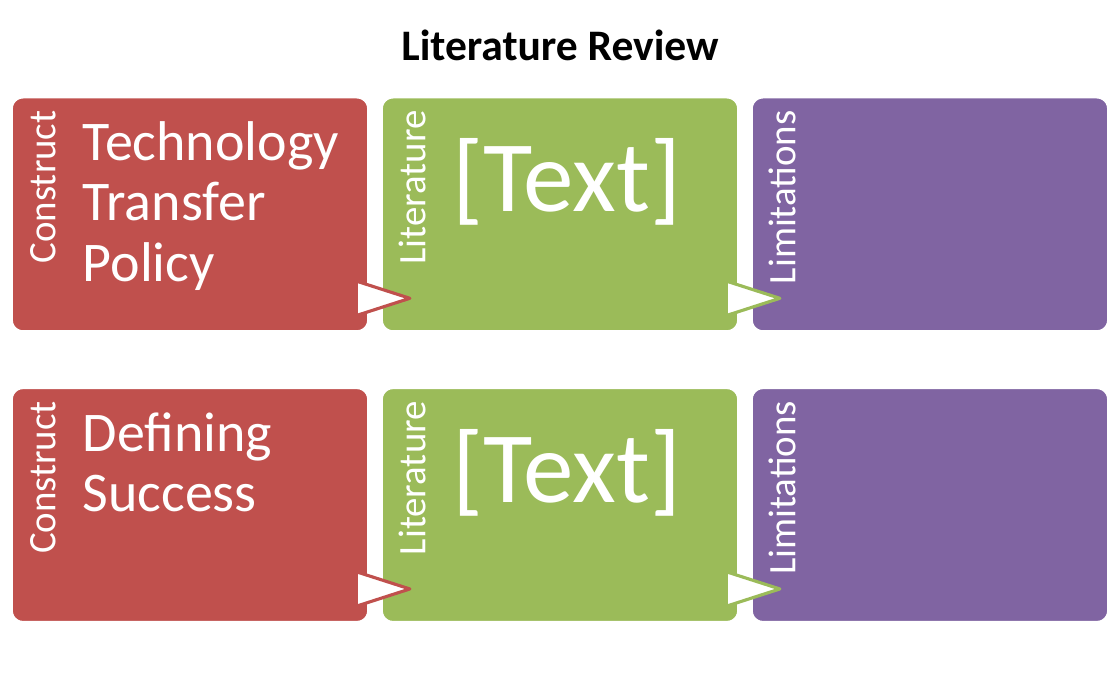
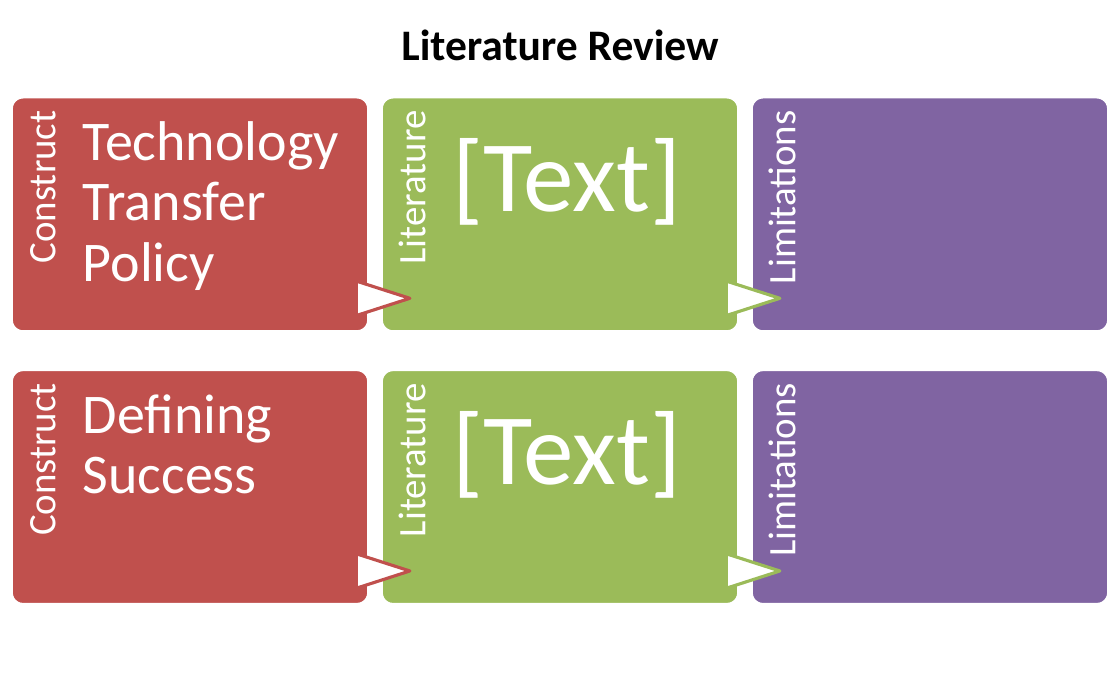
Before and after one commit to SLU-Courses-Townes/SOC5600, a slide deck: slide 10 of FinalProject/Presentation/Townes_SOC5600_FinalProject_Presentation.pptx. Drawn at 1120x700 pixels with LibreOffice and Linux fonts; fonts in the diff are those of the drawing. Boxes give left, top, right and bottom in pixels: in the first picture for what was removed or moved away, otherwise in the second. Text is boxed around its words. In the diff, an @@ line names an element or a change of style, - is before the commit and + after.

```diff
--- a/FinalProject/Presentation/Townes_SOC5600_FinalProject_Presentation.pptx
+++ b/FinalProject/Presentation/Townes_SOC5600_FinalProject_Presentation.pptx
@@ 5 texts, 3 rounded rectangles, 2 flow chart extracts: place and size @@
-5 texts, 3 rounded rectangles, 2 flow chart extracts at (11, 388, 1109, 623)
+5 texts, 3 rounded rectangles, 2 flow chart extracts at (11, 370, 1109, 605)
```
Also in this commit, not shown: 6 other slides changed.
